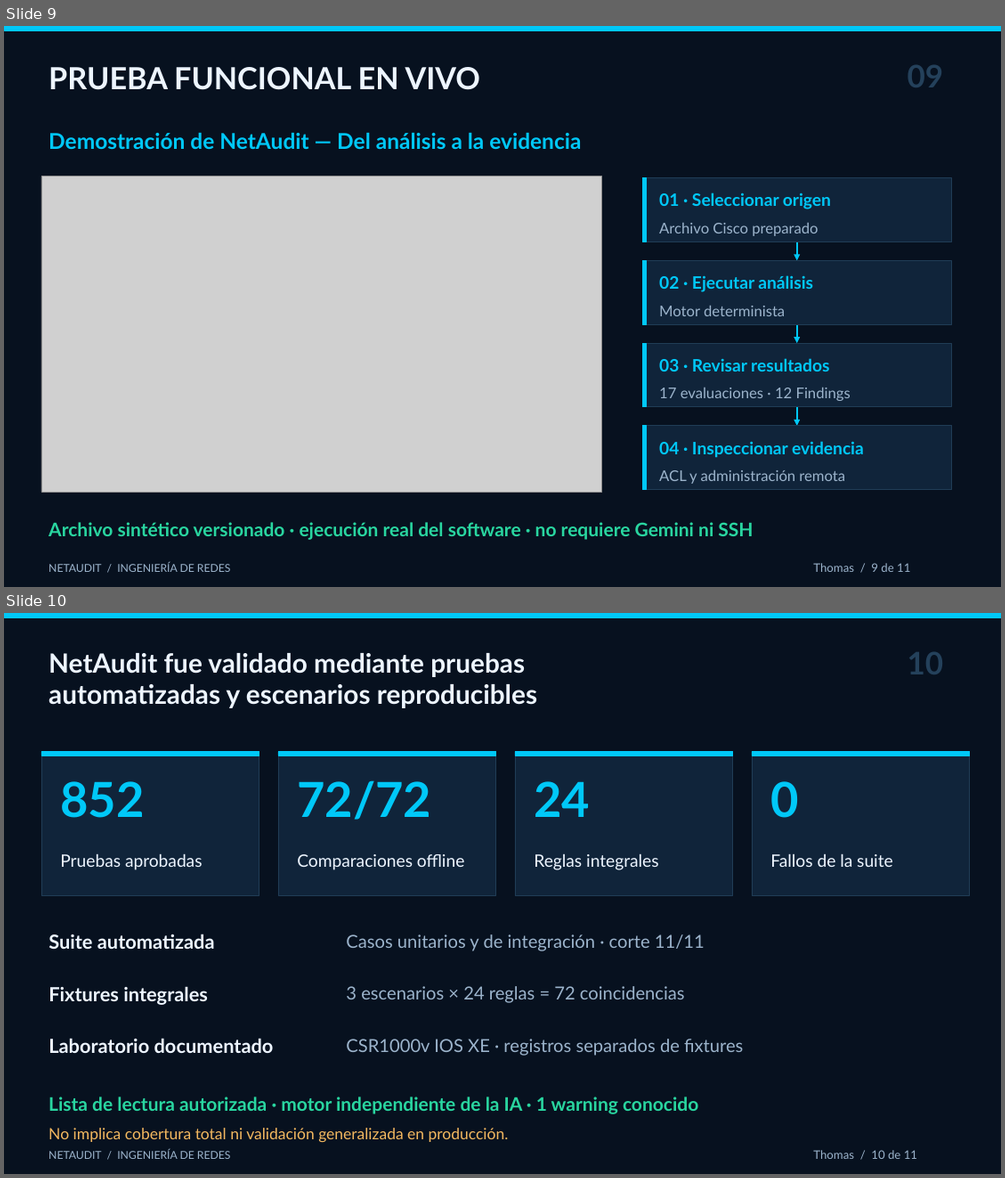
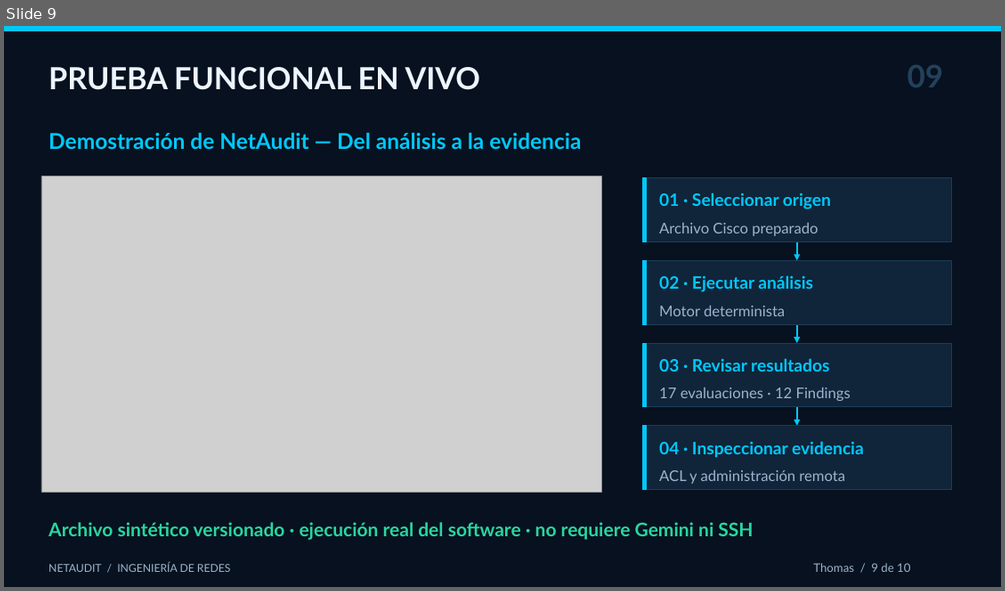
Before and after one commit to thomasdbs21/grupo-1, a slide deck: Entregables-APT/Fase-3/Presentacion/NetAudit_Defensa_Final_Comision_2026.pptx. Shown one above the other, each under a label of ours: slides 9 and 10 before the commit, slide 9 after it. The pictures are 1005x1178 and 1005x591 pixels, drawn with LibreOffice and Linux fonts; fonts in the diff are those of the drawing; grey boxes stand for pictures. Boxes give left, top, right and bottom in pixels: in the first picture for what was removed or moved away, otherwise in the second. Text is boxed around its words. In the diff, an @@ line names an element or a change of style, - is before the commit and + after.

Commit message:
docs: ajustar defensa final de NetAudit a diez diapositivas

```diff
--- a/Entregables-APT/Fase-3/Presentacion/NetAudit_Defensa_Final_Comision_2026.pptx
+++ b/Entregables-APT/Fase-3/Presentacion/NetAudit_Defensa_Final_Comision_2026.pptx
@@ slide 10 removed at [4, 613, 1001, 1174], background #07111F @@
@@ rectangle removed at [4, 613, 1001, 617] @@
@@ text removed at [48, 653, 537, 708] @@
-NetAudit fue validado mediante pruebas
-automatizadas y escenarios reproducibles
@@ text removed at [907, 652, 944, 674] @@
-10
@@ rectangle removed at [41, 751, 259, 896] @@
@@ rectangle removed at [41, 751, 259, 755] @@
@@ rectangle removed at [278, 751, 497, 896] @@
@@ rectangle removed at [278, 751, 497, 755] @@
@@ rectangle removed at [515, 751, 733, 896] @@
@@ rectangle removed at [515, 751, 733, 755] @@
@@ rectangle removed at [752, 751, 971, 896] @@
@@ rectangle removed at [752, 751, 971, 755] @@
@@ text removed at [60, 781, 144, 818] @@
-852
@@ text removed at [297, 780, 431, 819] @@
-72/72
@@ text removed at [534, 781, 590, 817] @@
-24
@@ text removed at [770, 781, 798, 818] @@
-0
@@ text removed at [60, 853, 202, 870] @@
-Pruebas aprobadas
@@ text removed at [297, 854, 464, 870] @@
-Comparaciones offline
@@ text removed at [534, 853, 658, 870] @@
-Reglas integrales
@@ text removed at [770, 853, 893, 867] @@
-Fallos de la suite
@@ text removed at [48, 933, 215, 949] @@
-Suite automatizada
@@ text removed at [346, 934, 704, 951] @@
-Casos unitarios y de integración · corte 11/11
@@ text removed at [48, 986, 208, 1005] @@
-Fixtures integrales
@@ text removed at [346, 986, 685, 1003] @@
-3 escenarios × 24 reglas = 72 coincidencias
@@ text removed at [48, 1038, 274, 1053] @@
-Laboratorio documentado
@@ text removed at [346, 1038, 743, 1055] @@
-CSR1000v IOS XE · registros separados de fixtures
@@ text removed at [48, 1096, 698, 1114] @@
-Lista de lectura autorizada · motor independiente de la IA · 1 warning conocido
@@ text removed at [48, 1127, 509, 1142] @@
-No implica cobertura total ni validación generalizada en producción.
@@ text removed at [48, 1149, 231, 1159] @@
-NETAUDIT / INGENIERÍA DE REDES
@@ text removed at [813, 1150, 917, 1159] @@
-Thomas / 10 de 11
@@ slide 9 changed as well @@
@@ text at [813, 563, 910, 572]: text changed @@
-Thomas / 9 de 11
+Thomas / 9 de 10
```
Also in this commit, not shown: 9 other slides changed, 3 other files.
